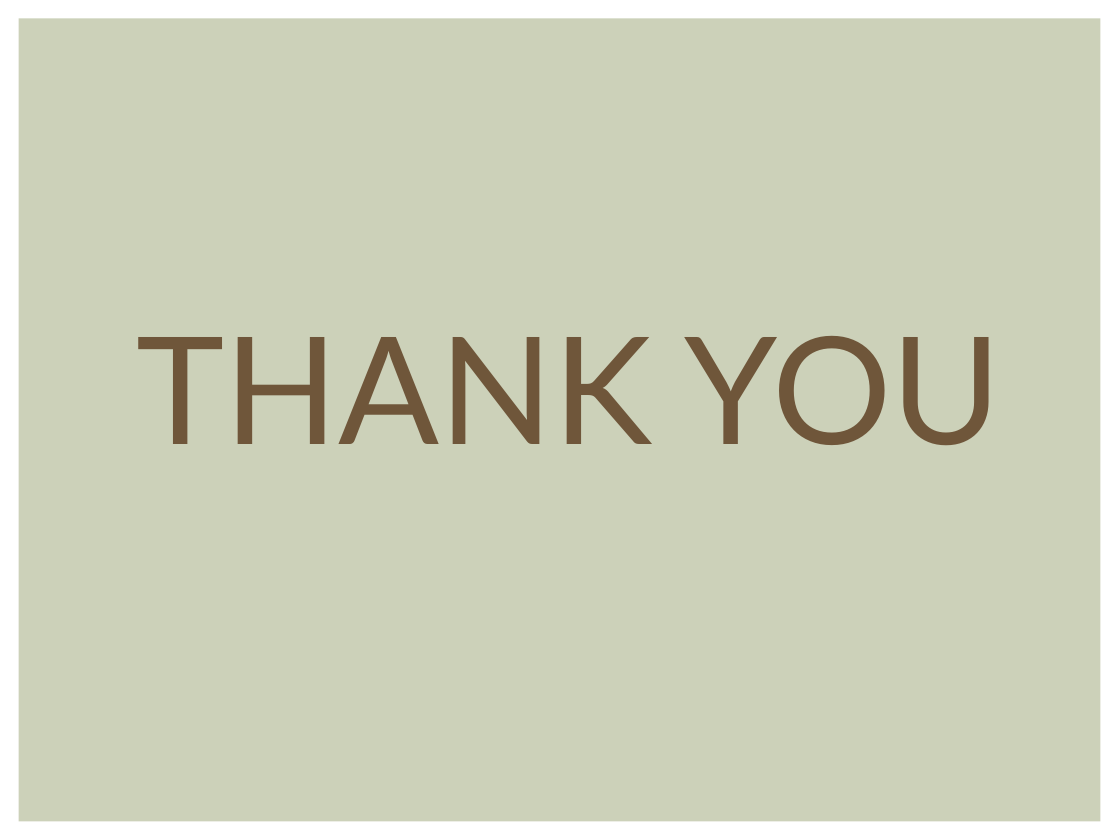
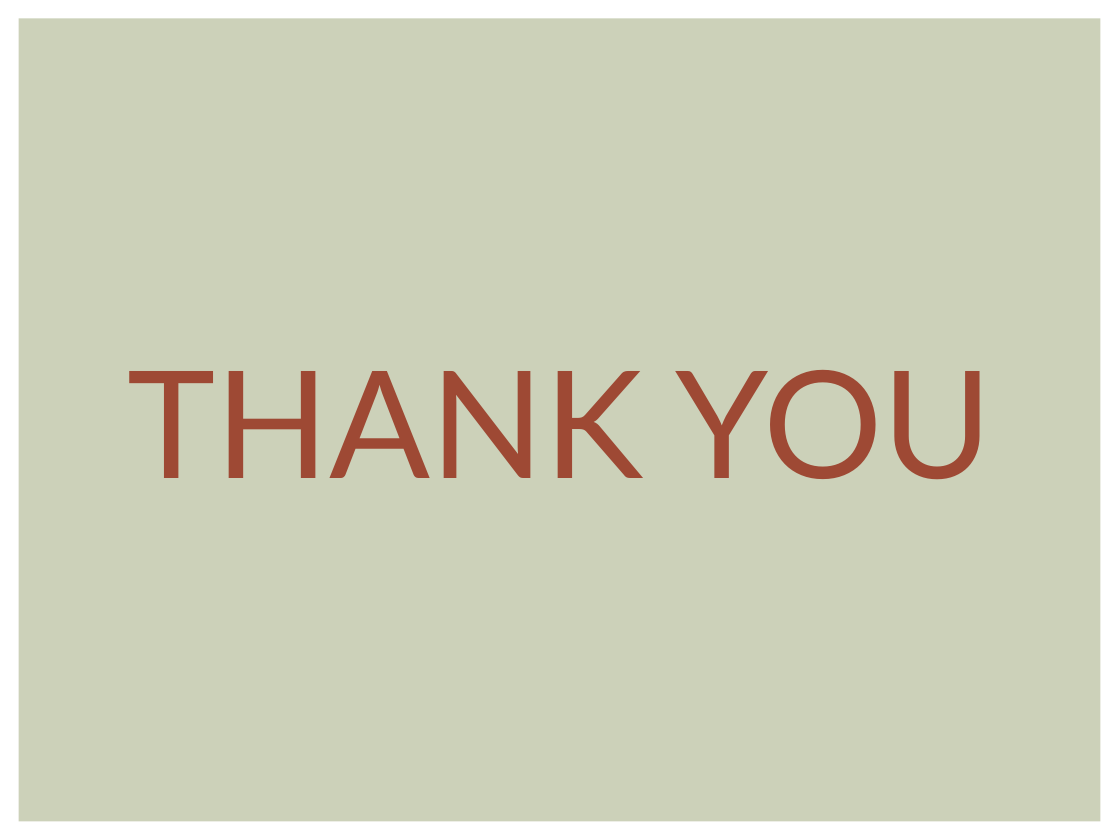
Before and after one commit to kc505/CEF440_2025_GROUP12, a slide deck: slide 13 of Task_6_BackEnd/Task6_SmartCheckDatabase.pptx (slide 12 before the commit). Drawn at 1120x840 pixels with LibreOffice and Linux fonts; fonts in the diff are those of the drawing. Boxes give left, top, right and bottom in pixels: in the first picture for what was removed or moved away, otherwise in the second. Text is boxed around its words. In the diff, an @@ line names an element or a change of style, - is before the commit and + after.

```diff
--- a/Task_6_BackEnd/Task6_SmartCheckDatabase.pptx
+++ b/Task_6_BackEnd/Task6_SmartCheckDatabase.pptx
@@ text "THANK YOU": place and size @@
-text "THANK YOU" at [137, 336, 1002, 445]
+text "THANK YOU" at [127, 370, 993, 479]
@@ text "THANK YOU" at [127, 370, 993, 479]: text colour #6F563B to #9E4934 @@
```
Also in this commit, not shown: 7 other slides changed, 1 slide added.
